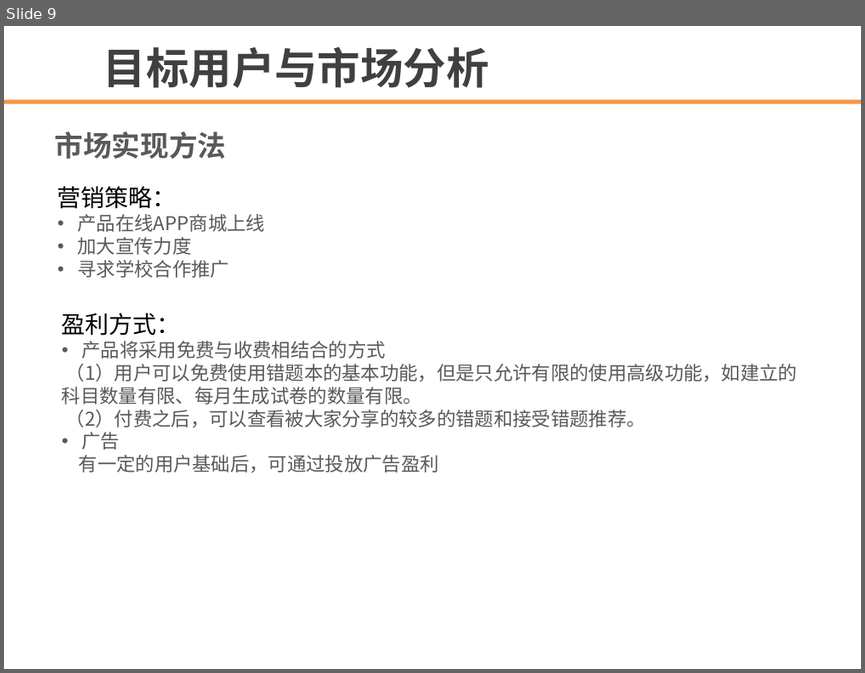
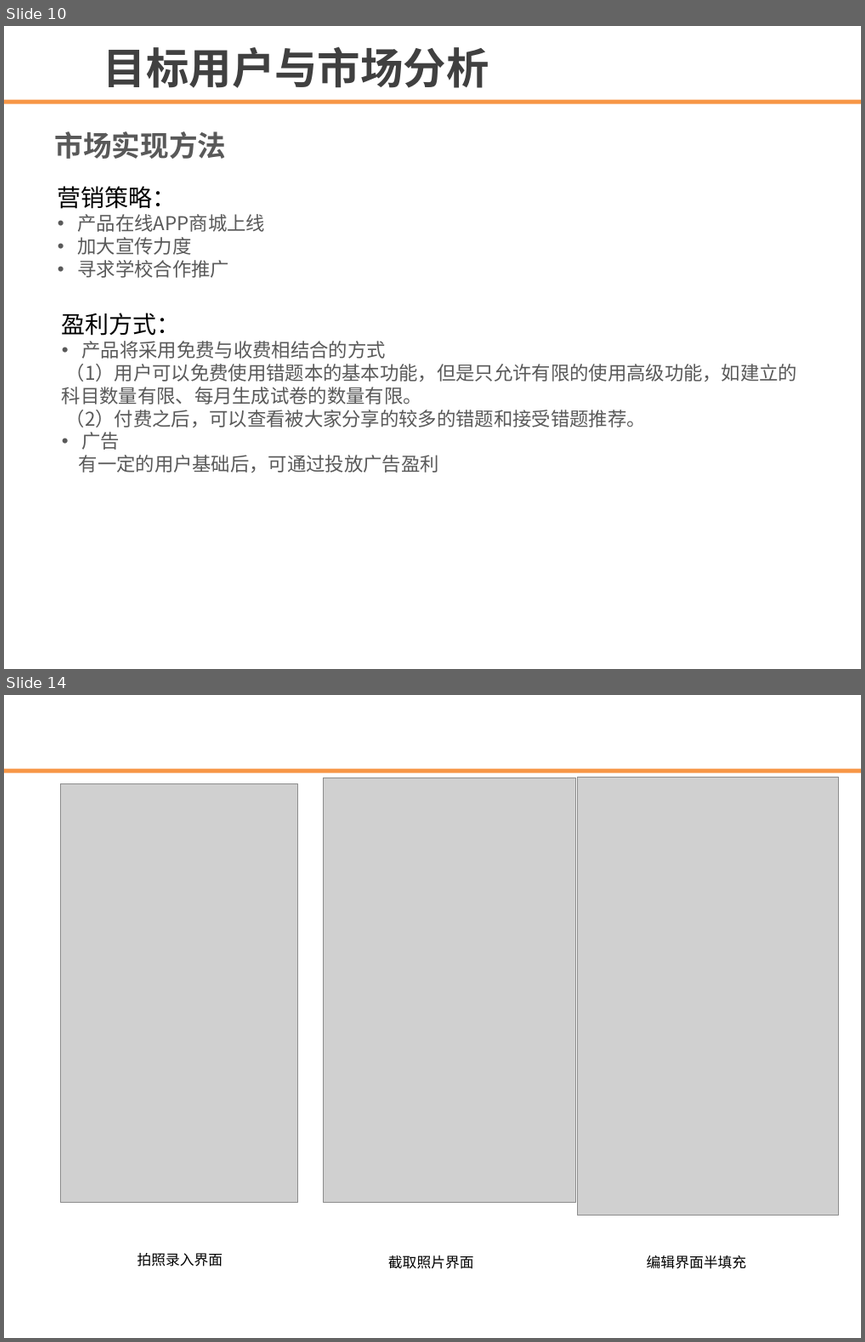
Before and after one commit to biscuit-team/CorrectNote, a slide deck: document/template.ppt. Shown one above the other, each under a label of ours: slide 9 before the commit, slides 10 and 14 after it; the slides between them are not shown. The pictures are 865x673 and 865x1342 pixels, drawn with LibreOffice and Linux fonts; fonts in the diff are those of the drawing; grey boxes stand for pictures; background and template pictures are left out. Boxes give left, top, right and bottom in pixels: in the first picture for what was removed or moved away, otherwise in the second. Text is boxed around its words. In the diff, an @@ line names an element or a change of style, - is before the commit and + after.

```diff
--- a/document/template.ppt
+++ b/document/template.ppt
@@ slide 14 added at box(4, 695, 861, 1338), background #FFFFFF; not listed: 1 template element that a slide beside it also shows @@
@@ picture added at box(61, 784, 298, 1202) @@
@@ picture added at box(323, 778, 575, 1202) @@
@@ picture added at box(577, 777, 838, 1215) @@
@@ text added at box(137, 1253, 223, 1266), 12 pt, text #000000 @@
+拍照录入界面
@@ text added at box(388, 1255, 474, 1269), 12 pt, text #000000 @@
+截取照片界面
@@ text added at box(647, 1255, 747, 1269), 12 pt, text #000000 @@
+编辑界面半填充
@@ what was slide 9 is now slide 10 @@
```
Also in this commit, not shown: 2 slides changed, 6 other slides added, 14 other files.
